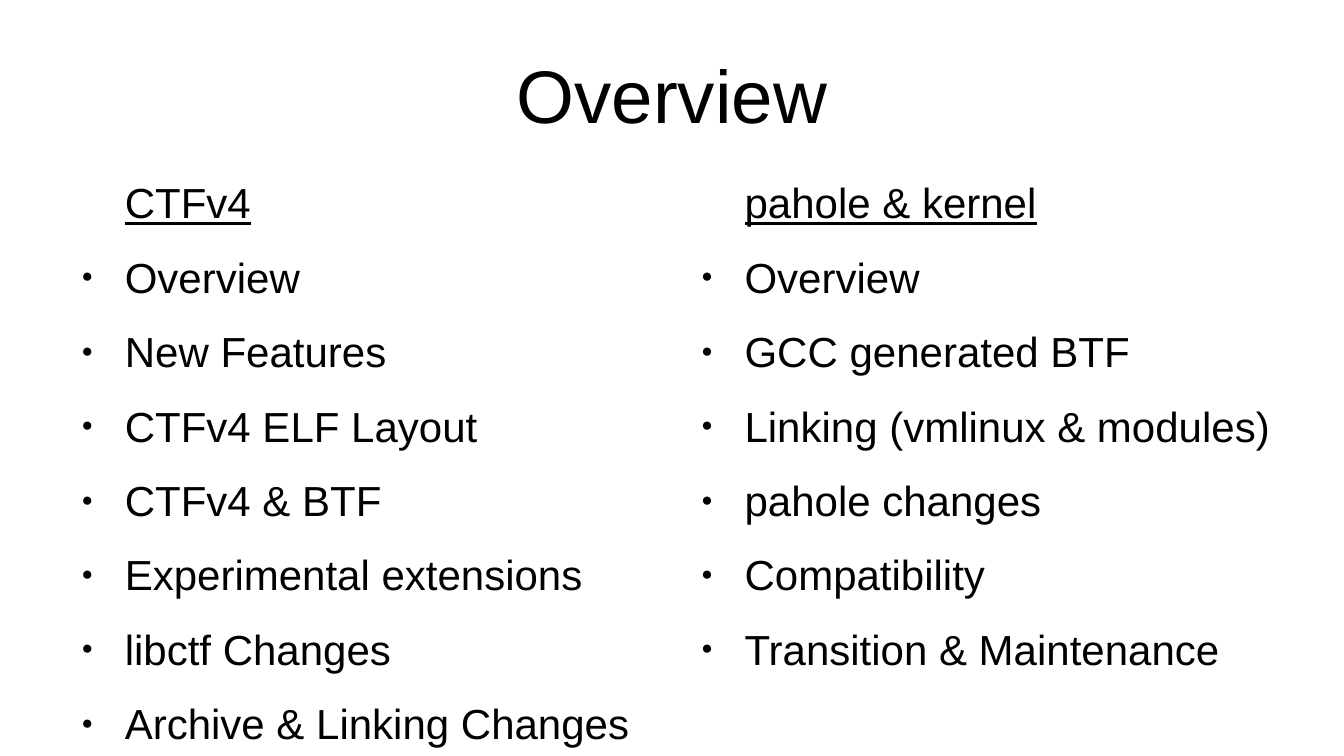
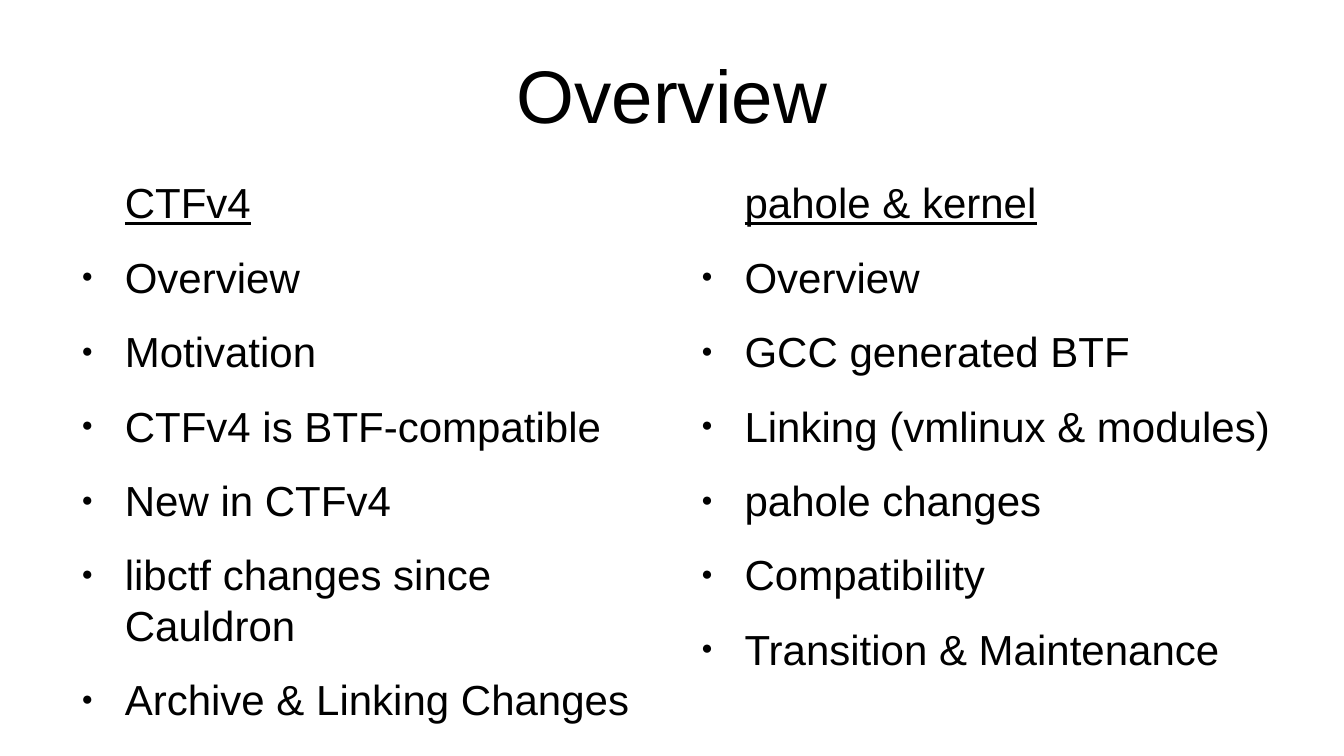
Before and after one commit to peter-shoes/lsfmm_slides, a slide deck: slide 2 of ctf_lsfmm.odp. Drawn at 1344x756 pixels with LibreOffice and Linux fonts; fonts in the diff are those of the drawing. Boxes give left, top, right and bottom in pixels: in the first picture for what was removed or moved away, otherwise in the second. Text is boxed around its words. In the diff, an @@ line names an element or a change of style, - is before the commit and + after.

```diff
--- a/ctf_lsfmm.odp
+++ b/ctf_lsfmm.odp
@@ text at (x1=125, y1=336, x2=601, y2=642): text changed @@
-● New Features
-● CTFv4 ELF Layout
-● CTFv4 & BTF
-● Experimental extensions
-● libctf Changes
+● Motivation
+● CTFv4 is BTF-compatible
+● New in CTFv4
+● libctf changes since Cauldron
```
Also in this commit, not shown: 5 other slides changed, 6 slides removed.
